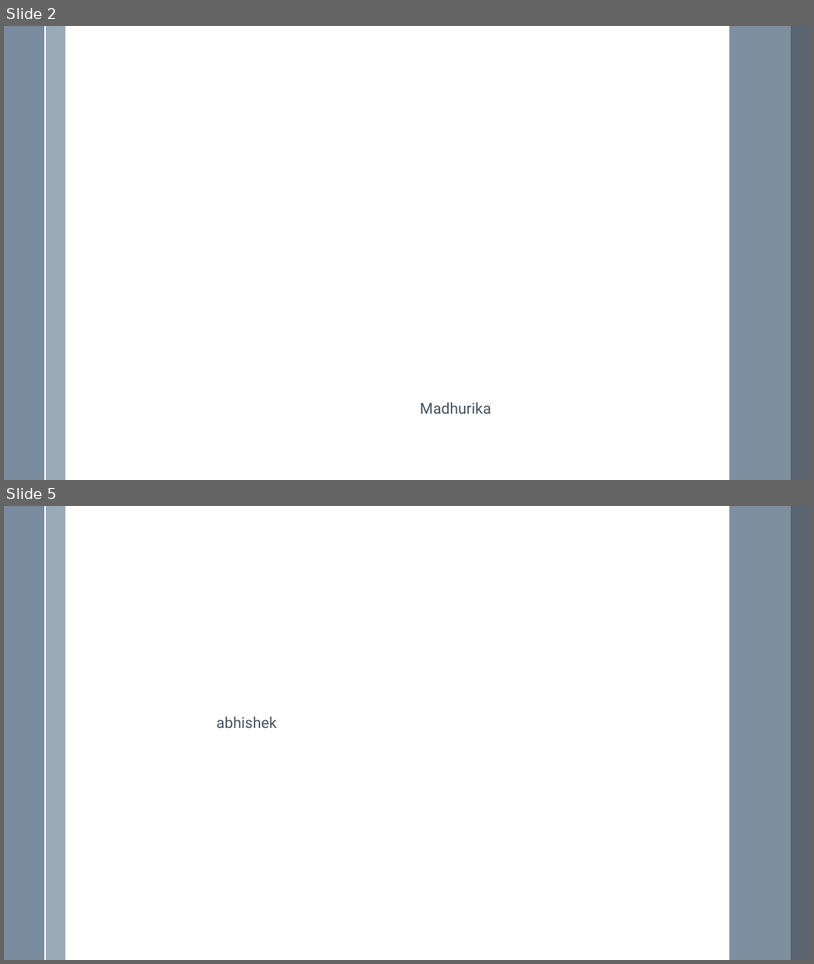
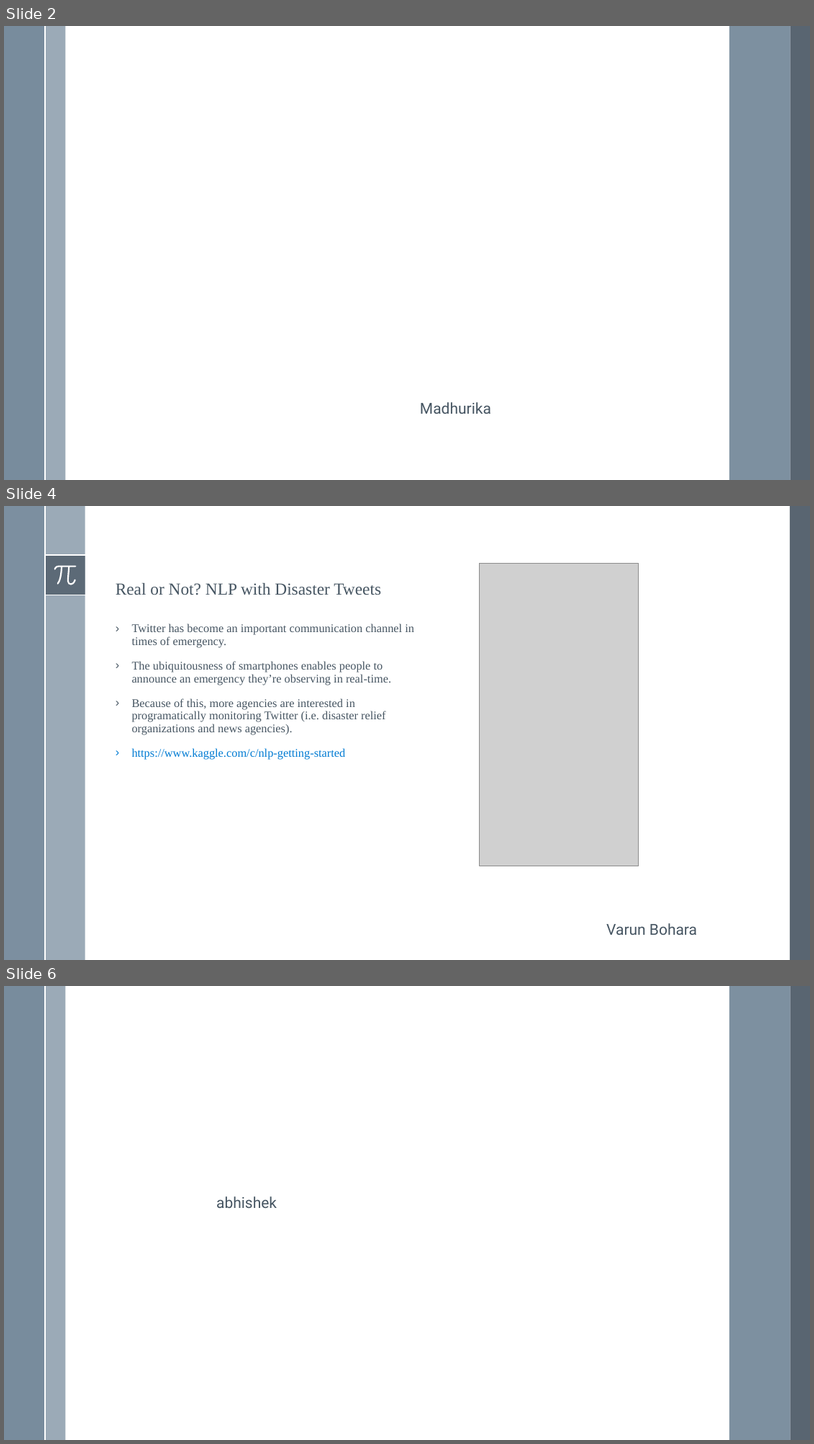
Before and after one commit to VarunBohara/Mini-Project-Documents, a slide deck: Ideas -- v3.0.pptx. Shown one above the other, each under a label of ours: slides 2 and 5 before the commit, slides 2, 4 and 6 after it; the slides between them are not shown. The pictures are 814x964 and 814x1444 pixels, drawn with LibreOffice and Linux fonts; fonts in the diff are those of the drawing; grey boxes stand for pictures. Boxes give left, top, right and bottom in pixels: in the first picture for what was removed or moved away, otherwise in the second. Text is boxed around its words. In the diff, an @@ line names an element or a change of style, - is before the commit and + after.

```diff
--- a/Ideas -- v3.0.pptx
+++ b/Ideas -- v3.0.pptx
@@ slide 4 added at (4,506,810,960), background #FFFFFF; not listed: 1 template element that a slide beside it also shows @@
@@ rectangle added at (4,506,44,960), fill #6A8093 at 88% opacity @@
@@ rectangle added at (44,506,85,960), fill #9BAAB7 @@
@@ rectangle added at (790,506,810,960), fill #475562 at 90% opacity @@
@@ rectangle added at (44,555,85,595), fill #475562 at 75% opacity @@
@@ line added from (44, 555) to (85, 555), #FFFFFF 1.5 pt @@
@@ freeform shape added at (54,565,77,584), fill #FFFFFF @@
@@ picture added at (480,564,639,866) @@
@@ text added at (116,583,381,595), 20 pt, text #465562 @@
+Real or Not? NLP with Disaster Tweets
@@ line added from (44, 595) to (85, 595), #FFFFFF 1.5 pt @@
@@ text added at (132,623,414,759), 14 pt, text #465562 @@
+› Twitter has become an important communication channel in times of emergency.
+› The ubiquitousness of smartphones enables people to announce an emergency they’re observing in real-time.
+› Because of this, more agencies are interested in programatically monitoring Twitter (i.e. disaster relief organizations and news agencies).
+› https://www.kaggle.com/c/nlp-getting-started
@@ text added at (607,923,697,934), 18 pt, text #465562 @@
+Varun Bohara
@@ what was slide 5 is now slide 6 @@
```
Also in this commit, not shown: 2 other slides added, 2 slides removed.
